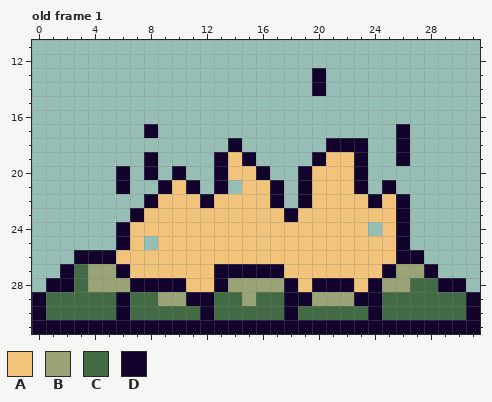
Edited in one commit: pixel-art file (art/campsite/campfire.aseprite). Above: the version before the commit.
32x32 pixels, 1 frame. Shown: old frame 1: x 0..31, y 11..31. The commit also changed other frames, which this record leaves out.
Palette (. is transparent): A #f2c37b  B #99a376  C #426a45  D #11032c
Pixels before, old frame 1, first column x 0:
13 ....................D...........
14 ....................D...........
15 ................................
16 ................................
17 ........D.................D.....
18 ..............D......DDD..D.....
19 ........D....DAD....DAAD..D.....
20 ......D.D.D..DAAD..DAAAD........
21 ......D..DAD.D.AAD.DAAAD.D......
22 ........DAAADAAAAD.DAAAADAD.....
23 .......DAAAAAAAAAADAAAAAAAD.....
24 ......DAAAAAAAAAAAAAAAAA.AD.....
25 ......DA.AAAAAAAAAAAAAAAAAD.....
26 ...DDDAAAAAAAAAAAAAAAAAAAADD....
27 ..DCBBDAAAAAADDDDDAAAAAAADBBD...
28 .DDCBBBDDDDAADBBBBDADDDADBBCCDD.
29 DCCCCCDCCBBDDCCBCCDDBBBDDCCCCCCD
30 DCCCCCDCCCCCDCCCCCDCCCCCDCCCCCCD
31 DDDDDDDDDDDDDDDDDDDDDDDDDDDDDDDD
New version:
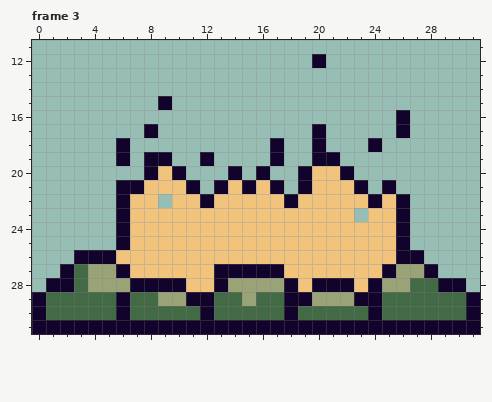
A new or re-ordered frame is compared with the old frame closest to it.
Diff:
frames 1 -> 8
Changed rows in their new state; - is an unchanged pixel.
Frame 3 is new; against old frame 1:
first column x 6:
12 --------------D------
13 --------------.------
14 --------------.------
15 ---D-----------------
16 --------------------D
17 --------------D------
18 D-------.--D--D...D-.
19 D--D--D...-D---D..--.
20 .--A---.D.------D.---
21 -DAA----AD-----------
22 DAA.-------ADA-------
23 DA----------A----.---
24 ------------------A--
25 --A------------------
